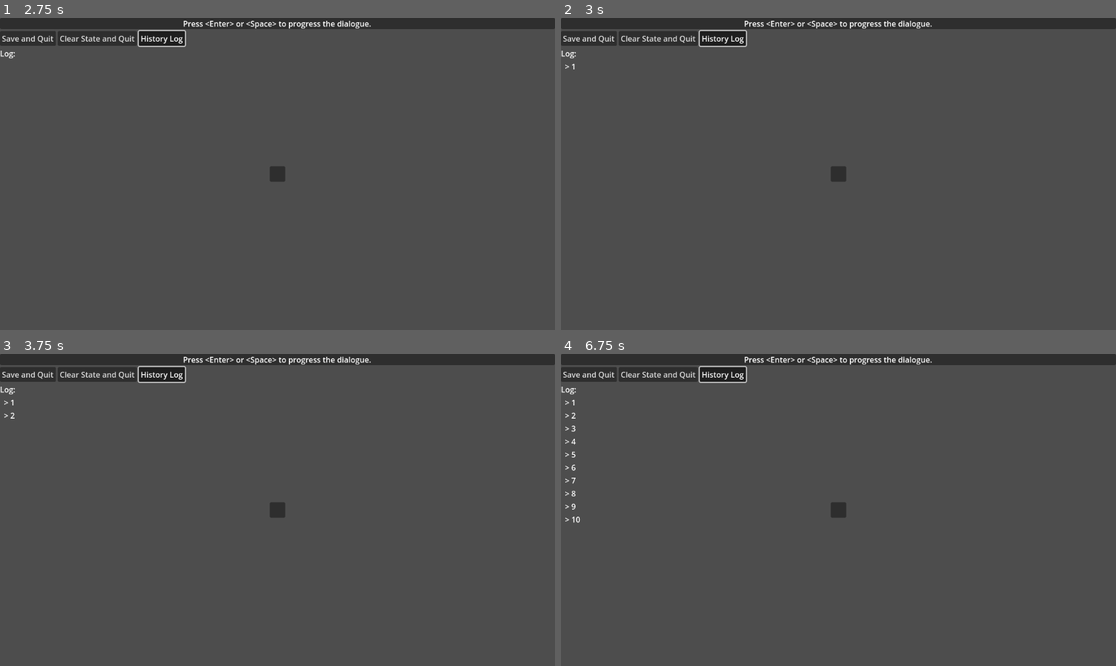
Above: before the commit, frames 1-4 (two rows, left to right).
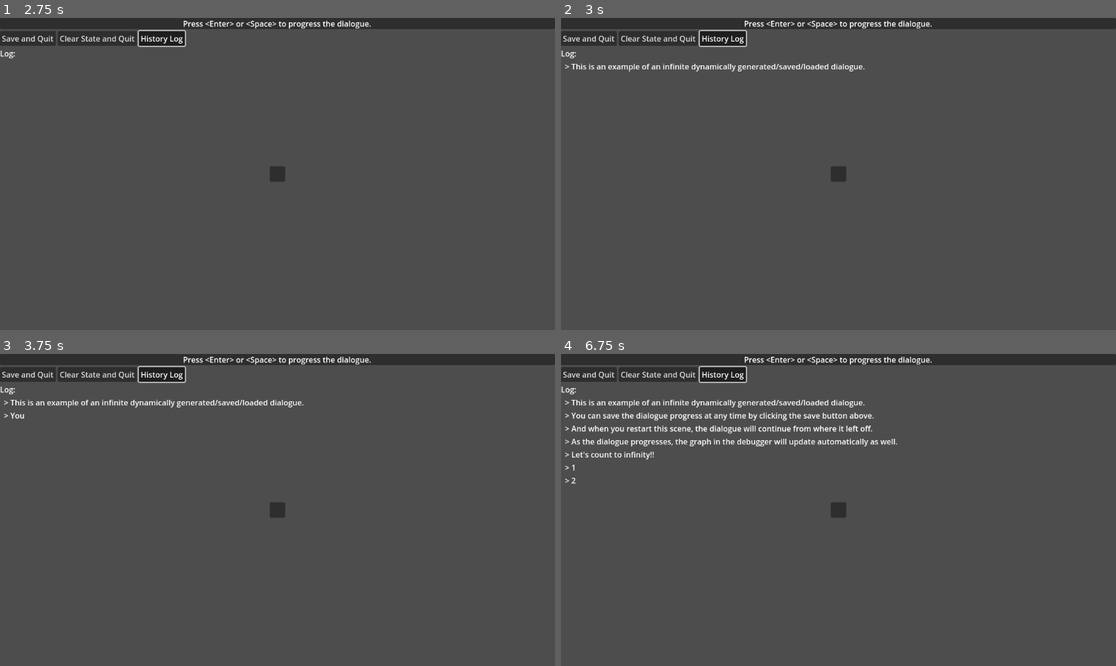
Above: after the commit, the same moments.

Repository: Rubonnek/dialogue-engine
Game: Godot game, scene res://demos/10. dynamic save and load/dynamic_save_load.tscn
Two runs of this game, one before a commit and one after it. Both use one fixed random seed, a clock stepped at 60 frames per second and the inputs below. This scene is started directly instead of the project's main scene.
Inputs (mouse positions are in pixels of both pictures, inside the frame that each line leads up to):
- Up to frame 1 (2.75 s): click "History Log" at 0.5 s; click "History Log" at 1.25 s; click "History Log" at 2 s
- Up to frame 2 (3 s): tap Enter (ui_accept) at 2.75 s; move the mouse to (960, 158) at 2.77 s; hold Enter (ui_accept) from 2.78 s (still down); click (960, 158) at 2.92 s
- Up to frame 3 (3.75 s): move the mouse to (166, 525) at 3.52 s; release Enter (ui_accept) at 3.53 s; tap Enter (ui_accept) at 3.6 s; click (166, 525) at 3.67 s
- Up to frame 4 (6.75 s): tap Enter (ui_accept) at 3.77, 4.07, 4.25, 5.1, 5.27, 5.57, 5.75, 6.6 s; move the mouse to (894, 441) at 4.27 s; hold Enter (ui_accept) 4.28-5.03 s; click (894, 441) at 4.42 s; move the mouse to (810, 572) at 5.02 s; click (810, 572) at 5.17 s; move the mouse to (1005, 556) at 5.77 s; hold Enter (ui_accept) 5.78-6.53 s; click (1005, 556) at 5.92 s; move the mouse to (672, 463) at 6.52 s; click (672, 463) at 6.67 s

Frame 1 is identical in both runs. In frame 2, 0.5% of the frame differs, in the area x 1-55%, y 14-18%; in frame 3, 0.5%; in frame 4, 2.4%, in the area x 0-61%, y 14-55%.
Error after the commit: Invalid call. Nonexistent function 'get_log_history' in base 'RefCounted (dynamic_save_dialogue.gd)'. (res://demos/10.)

Commit message:
Fix demo 10

Diff:
--- a/demos/10. dynamic save and load/dynamic_save_dialogue.gd
+++ b/demos/10. dynamic save and load/dynamic_save_dialogue.gd
@@ -1,6 +1,56 @@
 extends DialogueEngine
 
 
+const SAVE_PATH : String = "user://save.dat"
+var counter : int = 0
+var start_counting_id : int = 0
+var log_history : Array = []
+
+
 func _setup() -> void:
-	# This dialogue is entirely dynamic, so there is no need to setup it.
-	pass
+	add_text_entry("This is an example of an infinite dynamically generated/saved/loaded dialogue.")
+	add_text_entry("You can save the dialogue progress at any time by clicking the save button above.")
+	add_text_entry("And when you restart this scene, the dialogue will continue from where it left off.")
+	add_text_entry("As the dialogue progresses, the graph in the debugger will update automatically as well.")
+	add_text_entry("Let's count to infinity!!")
+	dialogue_continued.connect(__log_history)
+	dialogue_about_to_finish.connect(__continue_counting)
+
+	# Load previous state if any
+	load_state()
+
+
+func __log_history(p_dialogue_entry : DialogueEntry) -> void:
+	# Always track the log history:
+	log_history.push_back(p_dialogue_entry.get_formatted_text())
+
+func __continue_counting() -> void:
+	counter += 1
+	add_text_entry(str(counter))
+
+
+func save_state() -> void:
+	var file_handle: FileAccess = FileAccess.open(SAVE_PATH, FileAccess.WRITE)
+	file_handle.store_var(counter)
+	file_handle.store_var(get_current_entry().get_id())
+	file_handle.store_var(log_history)
+	print("State Saved")
+
+
+func load_state() -> void:
+	if FileAccess.file_exists(SAVE_PATH):
+		var file_handle: FileAccess = FileAccess.open(SAVE_PATH, FileAccess.READ)
+		counter = file_handle.get_var()
+		var entry_id : int = file_handle.get_var()
+		if has_entry_at(entry_id):
+			set_current_entry(entry_id)
+		else:
+			set_current_entry(add_text_entry("Let's continue counting!!").get_id())
+		log_history = file_handle.get_var()
+		print("State Loaded")
+
+
+func clear_state() -> void:
+	if FileAccess.file_exists(SAVE_PATH):
+		DirAccess.remove_absolute(SAVE_PATH)
+		print("State Cleared")
--- a/demos/10. dynamic save and load/dynamic_save_load.gd
+++ b/demos/10. dynamic save and load/dynamic_save_load.gd
@@ -1,13 +1,8 @@
 extends Control
 
 
-const SAVE_PATH : String = "user://save.dat"
-
 @export var dialogue_gdscript : GDScript = null
 var dialogue_engine : DialogueEngine = null
-var counter : int = 1
-
-var history_contents : PackedStringArray = []
 
 @onready var dialogue : VBoxContainer = $VBox/Dialogue
 @onready var history : CenterContainer = $History
@@ -22,8 +17,6 @@
 	dialogue_engine.dialogue_finished.connect(__on_dialogue_finished)
 	dialogue_engine.dialogue_cancelled.connect(__on_dialogue_cancelled)
 
-	load_state()
-
 
 func _input(p_input_event : InputEvent) -> void:
 	if p_input_event.is_action_pressed(&"ui_accept"):
@@ -31,16 +24,10 @@
 			# Player is inpatient -- auto-advance the text
 			var animation_name : StringName = animator.get_current_animation()
 			var animation : Animation = animator.get_animation(animation_name)
-			animator.advance(animation.get_length()) # this will fire the animation_finished signal automatically
+			animator.advance(animation.get_length()) # this will fire the animation_finished signal automatically else:
 		else:
-			# Increase counter and update entry
-			dialogue_engine.add_text_entry(str(counter))
-			counter += 1
-
 			# Advance current entry
 			dialogue_engine.advance()
-			var current_entry: DialogueEntry = dialogue_engine.get_current_entry()
-			history_contents.push_back(current_entry.get_formatted_text())
 		accept_event() # accepting input event here to stop it from traversing into into buttons possibly added through the interaction
 
 
@@ -125,47 +112,29 @@
 	return animation
 
 
-func save_state() -> void:
-	var f: FileAccess = FileAccess.open(SAVE_PATH, FileAccess.WRITE)
-	f.store_var(counter)
-	f.store_var(dialogue_engine.get_current_entry().get_id())
-	f.store_var(history_contents)
-	print("State Saved")
-
-
-func load_state() -> void:
-	if FileAccess.file_exists(SAVE_PATH):
-		var f: FileAccess = FileAccess.open(SAVE_PATH, FileAccess.READ)
-		counter = f.get_var()
-		# Fix: load value and cast to int to a void incompatible type warning
-		var entry_id: int = f.get_var()
-		dialogue_engine.set_current_entry(entry_id)
-		history_contents = f.get_var()
-		print("State Loaded")
-
-
-func _on_history_log_toggled(toggled_on: bool) -> void:
+func _on_history_log_toggled(p_should_be_visible : bool) -> void:
 	# Free all previous history labels
 	for child: Node in history_log.get_children():
 		child.queue_free()
 
-	history.visible = toggled_on
+	history.visible = p_should_be_visible
 
-	if toggled_on:
-		for text: String in history_contents:
+	if p_should_be_visible:
+		@warning_ignore("unsafe_method_access")
+		var log_history : Array = dialogue_engine.get_log_history()
+		for text : String in log_history:
 			var label: Label = Label.new()
 			label.text = text
 			history_log.add_child(label)
 
 
 func _on_save_pressed() -> void:
-	save_state()
+	@warning_ignore("unsafe_method_access")
+	dialogue_engine.save_state()
 	get_tree().quit()
 
 
 func _on_clear_pressed() -> void:
-	if FileAccess.file_exists(SAVE_PATH):
-		DirAccess.remove_absolute(SAVE_PATH)
-		print("Save Deleted")
-
+	@warning_ignore("unsafe_method_access")
+	dialogue_engine.clear_state()
 	get_tree().quit()
